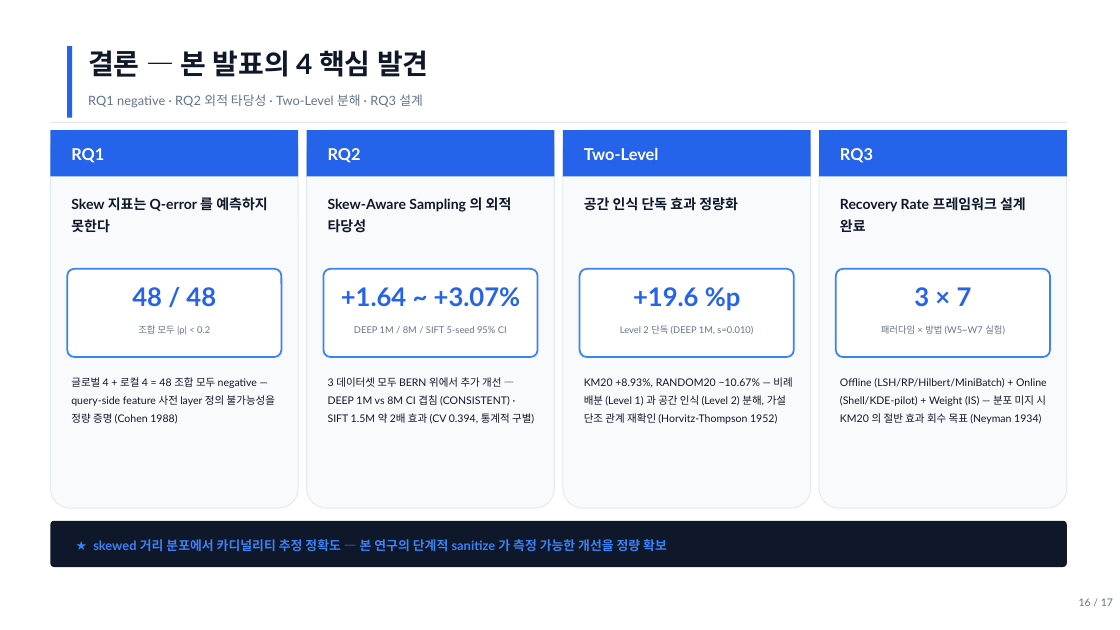
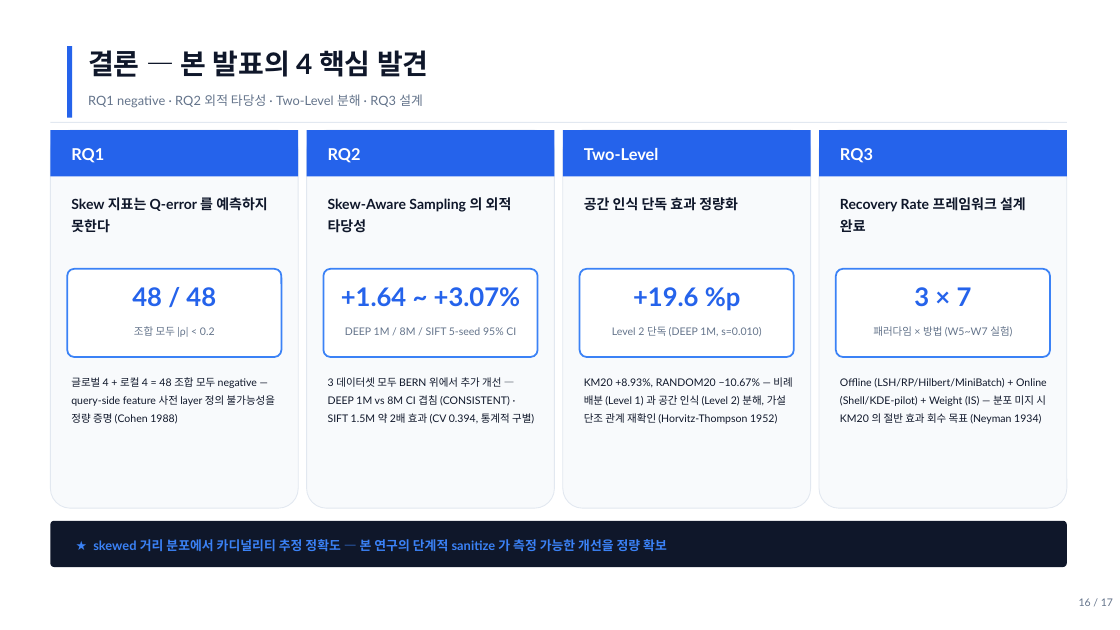
Before and after one commit to johyunbin/Capstone, a slide deck: slide 16 of submission/_drafts/속도는벡터_중간발표.pptx. Drawn at 1120x630 pixels with LibreOffice and Linux fonts; fonts in the diff are those of the drawing. Boxes give left, top, right and bottom in pixels: in the first picture for what was removed or moved away, otherwise in the second. Text is boxed around its words. In the diff, an @@ line names an element or a change of style, - is before the commit and + after.

Commit message:
sync: 4/28 D-1 최종 보강 — figure A 등급 + 보고서 18p (사용자 수정본 일치)
figure 재생성 (모두 dpi 170, max < 2000px API 한도 회피):
- figure_10 (cluster_skew): Max/Min ratio 를 x-axis tick label 에 통합 — (a) 패널 라벨 충돌 해소
- figure_9 (two_level): L2 음수 라벨 위치 조정 (DEEP s=0.50 겹침 해소)
- figure_6 (phase5_heatmap): colorbar ±0.30 → ±0.20 (strong threshold 일치, 색 contrast 강화)

보고서 빌드 패치 (사용자 수정본 18p 반영):
- §6 References 섹션 제거 (양식 미요구 + 사용자 수정본도 18p)
- 표 3 RQ3 ID: 1~7 → (A)(C)(E)(F)(G)(B)(H) 알파벳 환원
- figure_2 캡션에 "y 축 log scale" 명시 (그림 자체는 이미 log y)

발표 빌드 패치:
- S15 conclusion metric_label size 8→9pt + height 0.4→0.45 (가독성)

신규 stable 스크립트:
- experiments/code/local_analysis/regen_figure_6.py
- experiments/code/local_analysis/regen_figure_9_10.py

archive: midterm_pre_final_20260427_1715/ (이전 정식 4 파일 백업)

결과: 보고서 18p (1.27 MB) / 발표 17p (1.09 MB) — 둘 다 사용자 수정본 페이지 수 일치.

```diff
--- a/submission/_drafts/속도는벡터_중간발표.pptx
+++ b/submission/_drafts/속도는벡터_중간발표.pptx
@@ size 8 to 9 pt in 4 elements at (x1=134, y1=326, x2=215, y2=337), (x1=345, y1=327, x2=516, y2=335), (x1=612, y1=326, x2=761, y2=337), (x1=873, y1=326, x2=1012, y2=336) @@
```
Also in this commit, not shown: 2 other slides changed, 14 other files.
